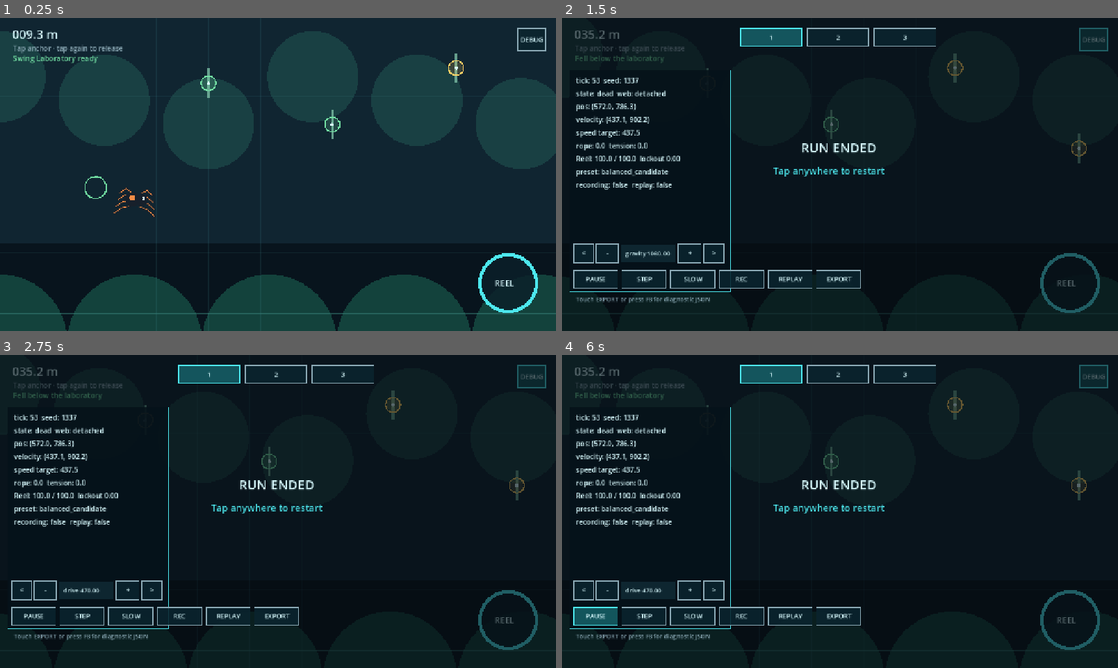
Above: before the commit, frames 1-4 (two rows, left to right).
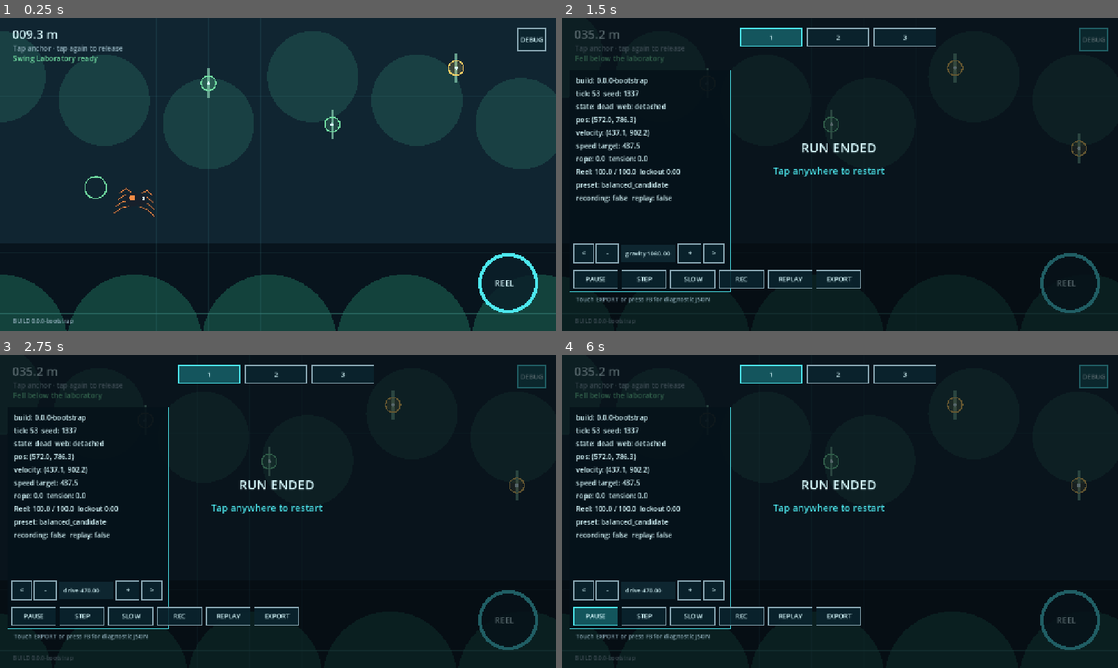
Above: after the commit, the same moments.

Repository: menno420/spider-swing
Game: Godot game, scene res://game/bootstrap/main.tscn
Same seed, same stepped clock (60 frames per second), same inputs: the game is played once before the commit and once after it.
Inputs (mouse positions are in pixels of both pictures, inside the frame that each line leads up to):
- Up to frame 1 (0.25 s): no input
- Up to frame 2 (1.5 s): click (1067, 284) at 0.5 s; click (1095, 39) at 1.25 s
- Up to frame 3 (2.75 s): click (150, 589) at 2 s
- Up to frame 4 (6 s): click (712, 589) at 2.75 s; click (584, 589) at 3.5 s; click (606, 589) at 4.25 s; click (689, 589) at 5 s; click (595, 614) at 5.75 s

The runs differ from the first frame. In frame 1, 0.1% of the frame differs, in the area x 2-14%, y 95-98%; in frame 2, 2.1%, in the area x 2-22%, y 18-98%; in frame 3, 2.1%; in frame 4, 2.1%.

Commit message:
fix: move mobile HUD input into Godot GUI controls

Diff:
--- a/game/presentation/scripts/swing_lab.gd
+++ b/game/presentation/scripts/swing_lab.gd
@@ -182,6 +182,15 @@
 	_draw_text(Vector2(28.0, 48.0), "%05.1f m" % distance_metres, 28, WEB)
 	_draw_text(Vector2(30.0, 76.0), "Tap anchor · tap again to release", 16, MUTED)
 	_draw_text(Vector2(30.0, 99.0), _feedback_message, 17, _feedback_color)
+	_draw_text(
+		Vector2(30.0, size.y - 18.0),
+		"BUILD %s" % ProjectSettings.get_setting(
+			"application/config/version",
+			"unknown",
+		),
+		13,
+		MUTED,
+	)
 
 	var debug_rect := LabLayout.debug_toggle_rect(size)
 	_draw_button(debug_rect, "DEBUG", _snapshot.debug_visible)
@@ -215,6 +224,8 @@
 	draw_rect(panel, Color(0.02, 0.07, 0.1, 0.9))
 	draw_rect(panel, CYAN, false, 2.0)
 	var lines := [
+		"build: %s" % ProjectSettings.get_setting(
+			"application/config/version", "unknown"),
 		"tick: %d  seed: %d" % [_snapshot.tick, _snapshot.seed],
 		"state: %s  web: %s" % [
 			_snapshot.run_state,
